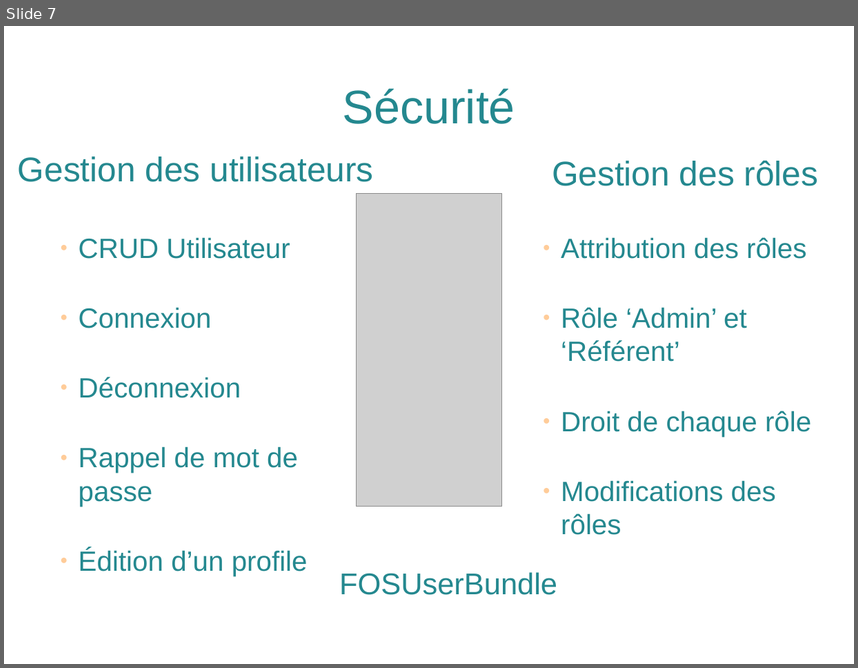
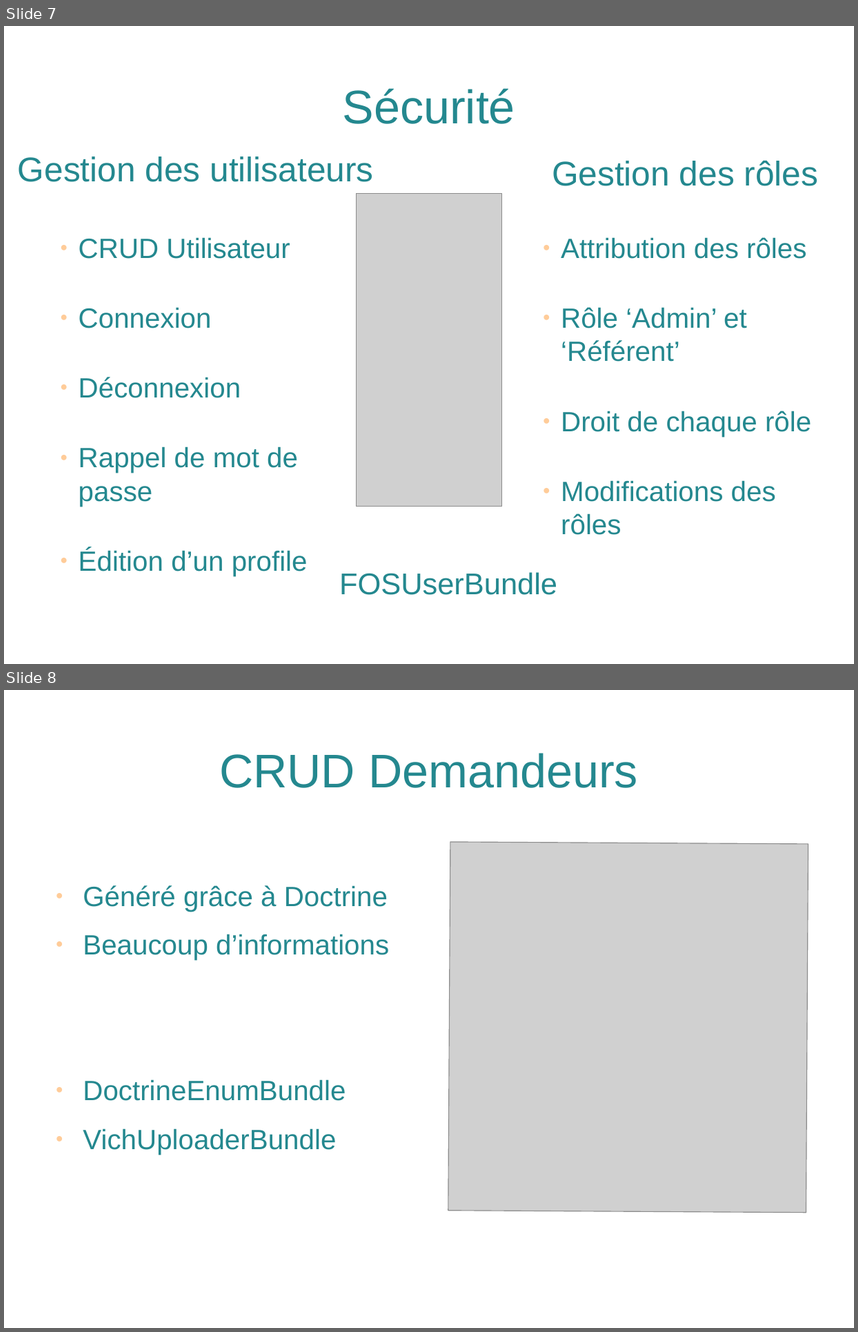
Before and after one commit to solenehuault/projets_certif, a slide deck: FACE/slides-face.odp. Shown one above the other, each under a label of ours: slide 7 before the commit, slides 7 and 8 after it. The pictures are 858x668 and 858x1332 pixels, drawn with LibreOffice and Linux fonts; fonts in the diff are those of the drawing; grey boxes stand for pictures. Boxes give left, top, right and bottom in pixels: in the first picture for what was removed or moved away, otherwise in the second. Text is boxed around its words. In the diff, an @@ line names an element or a change of style, - is before the commit and + after.

```diff
--- a/FACE/slides-face.odp
+++ b/FACE/slides-face.odp
@@ slide 8 added at box(4, 690, 854, 1328), background #FFFFFF @@
@@ title added at box(219, 753, 638, 788), 44 pt, text #24888F @@
+CRUD Demandeurs
@@ picture added at box(449, 842, 809, 1212) @@
@@ text added at box(83, 885, 389, 1154), 26 pt, text #24888F @@
+● Généré grâce à Doctrine
+● Beaucoup d’informations
+● DoctrineEnumBundle
+● VichUploaderBundle
```
Also in this commit, not shown: 2 slides changed, 3 other slides added, 1 slide removed.
